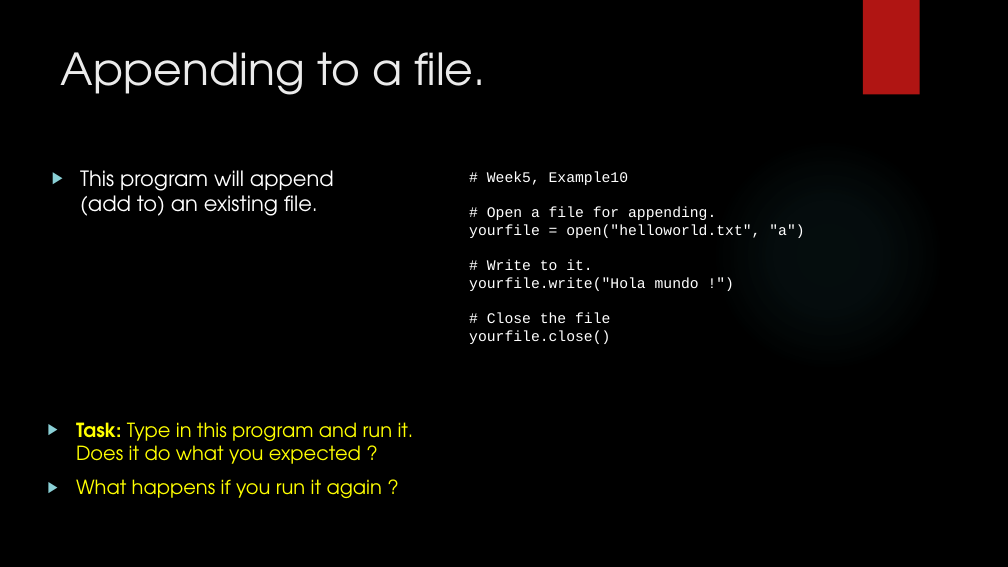
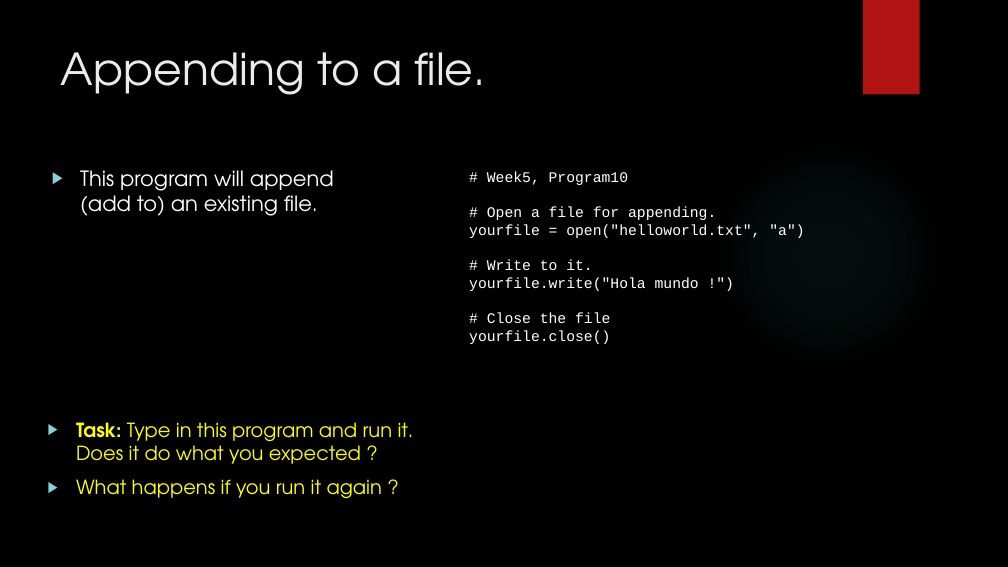
Before and after one commit to davidgroves/DGM_Tutorials, a slide deck: slide 21 of week5/week5.pptx. Drawn at 1008x567 pixels with LibreOffice and Linux fonts; fonts in the diff are those of the drawing; background and template pictures are left out. Boxes give left, top, right and bottom in pixels: in the first picture for what was removed or moved away, otherwise in the second. Text is boxed around its words. In the diff, an @@ line names an element or a change of style, - is before the commit and + after.

```diff
--- a/week5/week5.pptx
+++ b/week5/week5.pptx
@@ text at [487,171,628,185]: text changed @@
-# Week5, Example10
+# Week5, Program10
```
Also in this commit, not shown: 14 other slides changed, 1 other file.
